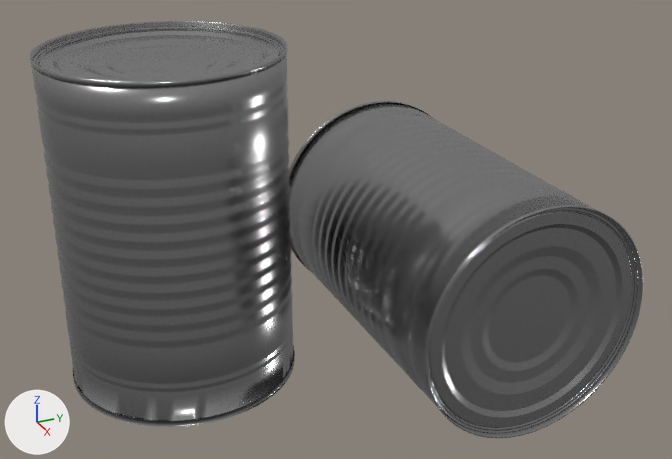
Before and after pictures for a commit that changed the glTF model Modelos/lata.glb.
The view is the same before and after, from a 50 mm lens placed at (5.29, -2.01, 2.58), pointed at (0.69, 0.07, 0.28). Arrows for +X, +Y and +Z are at lower left; the lights stay in place. Where no turn or scale is listed for an object, it has been applied to the vertices. Vertices at the same position are counted once.

In view in the first picture: 'Can.001', 'Can.002'.
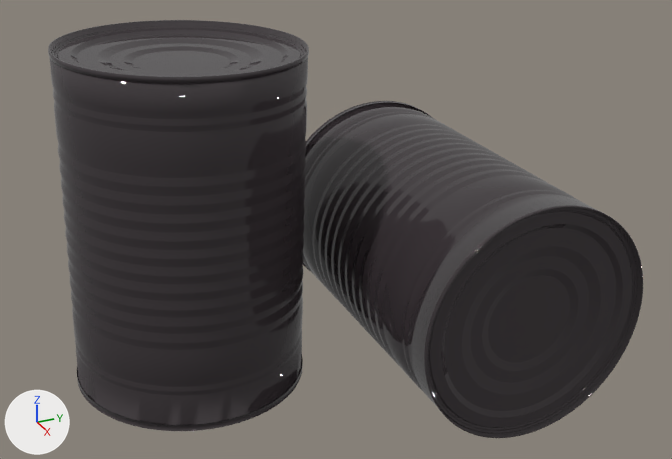
Where the newer file only moved an object's origin or applied its transform, the numbers keep the older frame.

Patch to the scene script:
```diff
--- a/Modelos/lata.glb.py
+++ b/Modelos/lata.glb.py
@@ mat_material_001 @@
+mat_material_001 = principled_material('Material.001')
+mat_material_001.base_color = (0.0444, 0.0357, 0.0399)  # black #3b3538
+mat_material_001.roughness = 0.0
@@ me_circle_001 @@
 # used by ob_can_001; location = (0.203, -0.783, -0.655); scale = (26.1, 26.1, 26.1)
-me_circle_001.from_pydata(...)  # 12508 vertices, 25012 faces; spans x -0.027..0.027, y -0.027..0.027, z -0.0016..0.077
+me_circle_001.from_pydata(...)  # 12508 vertices, 25012 faces; spans x -0.0192..0.0348, y -0.0267..0.0518, z 0.003..0.0571
+# me_circle_001 part 1: 12508 of 12508 vertices moved; they spanned x -0.027..0.027, y -0.027..0.027, z -0.0016..0.077 and now span x -0.0192..0.0348, y -0.0267..0.0518, z 0.003..0.0571; mean shift (0.0078, 0.0129, -0.0081); largest move (-0.0041, -0.0265, 0.0758) -> (0.0155, 0.0507, 0.0044)
+# me_circle_001 part 2: 23034 faces spanning x -0.0192..0.0348, y -0.0267..0.0518, z 0.003..0.0571 switch from mat_material (grey #a1a1a1) to mat_material_001 (black #3b3538)
@@ me_circle_002 @@
 me_circle_002.from_pydata(...)  # 12508 vertices, 25012 faces; spans x -0.04..2.01, y -0.7..0.7, z -0.7..0.7
-me_circle_002.materials.append(mat_material)  # grey #a1a1a1
+me_circle_002.materials.append(mat_material_001)  # black #3b3538
@@ ob_can_001 @@
 ob_can_001 = bpy.data.objects.new('Can.001', me_circle_001)
-ob_can_001.location = (0.203, -0.783, -0.655)
+ob_can_001.location = (0.0, 0.0, 0.0)
+ob_can_001.rotation_euler = (1.533, 0.00264, 0.14)  # degrees (88, 0.2, 8)
 ob_can_001.scale = (26.1, 26.1, 26.1)
```

Location of each change, (x1, y1, x2, y2) in pixels of the pictures (672 x 459 px; the box of a moved part takes in the faces that stretch with it):
'Can.001', reshaped, moved, turned, rescaled: before (30, 21, 295, 427); after (48, 20, 309, 431)
'Can.002', recoloured (grey to black): (289, 101, 643, 438) in both
part 1 of me_circle_001, moved or reshaped: before (32, 55, 294, 417); after (50, 58, 308, 421)
part 2 of me_circle_001, recoloured (grey to black): before (30, 21, 295, 427); after (48, 20, 309, 431)
